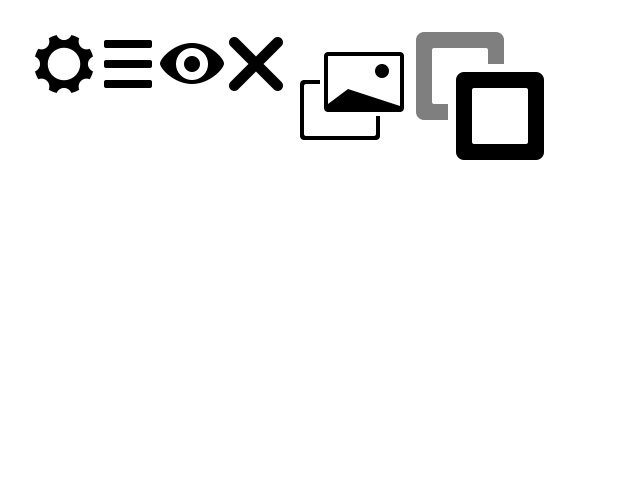
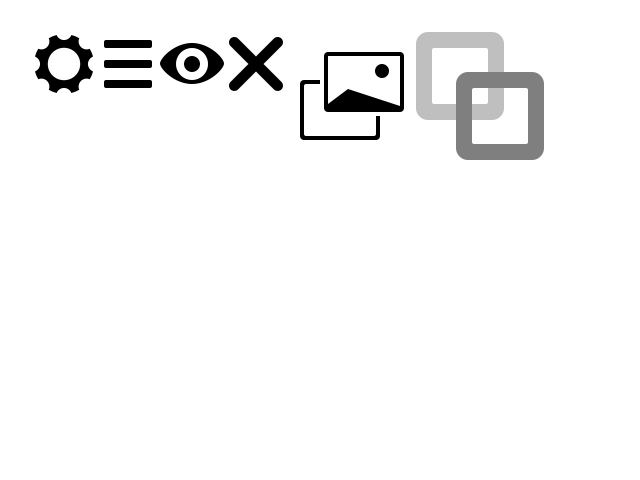
Before/after of a 640px x 480px layered artwork. What changed in the layer stack:
added group "Group 1" (50%) with 2 layers in group "tray" over [416, 32, 544, 160]
added layer "Rounded Rectangle 3" in group "Group 1" over [456, 72, 544, 160]
added layer "Rounded Rectangle 4" (50%) in group "Group 1" over [416, 32, 504, 120]
moved "Rounded Rectangle 1 copy" into group "old" over [456, 72, 544, 160]
moved "Rectangle 9" into group "old" over [416, 32, 504, 120]
